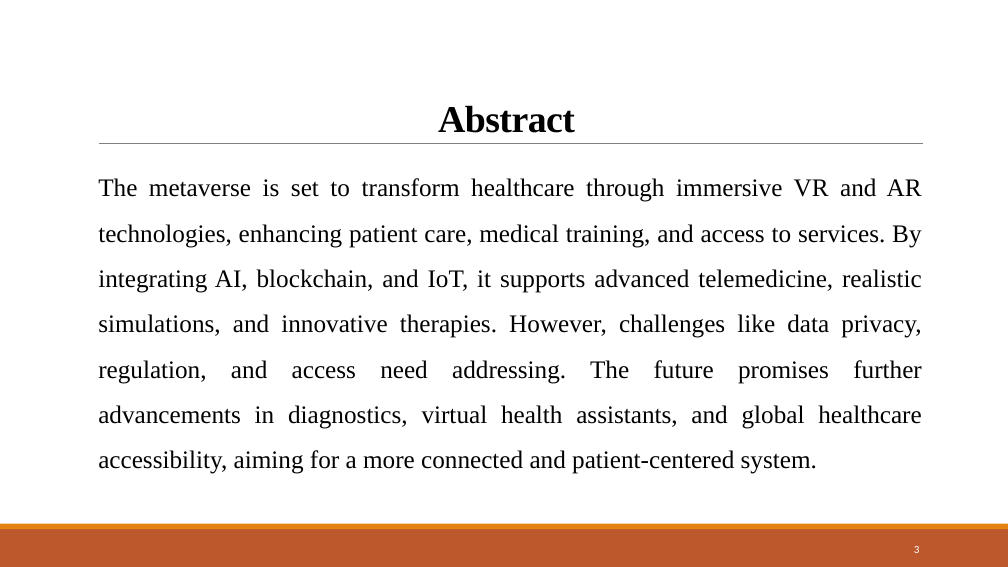
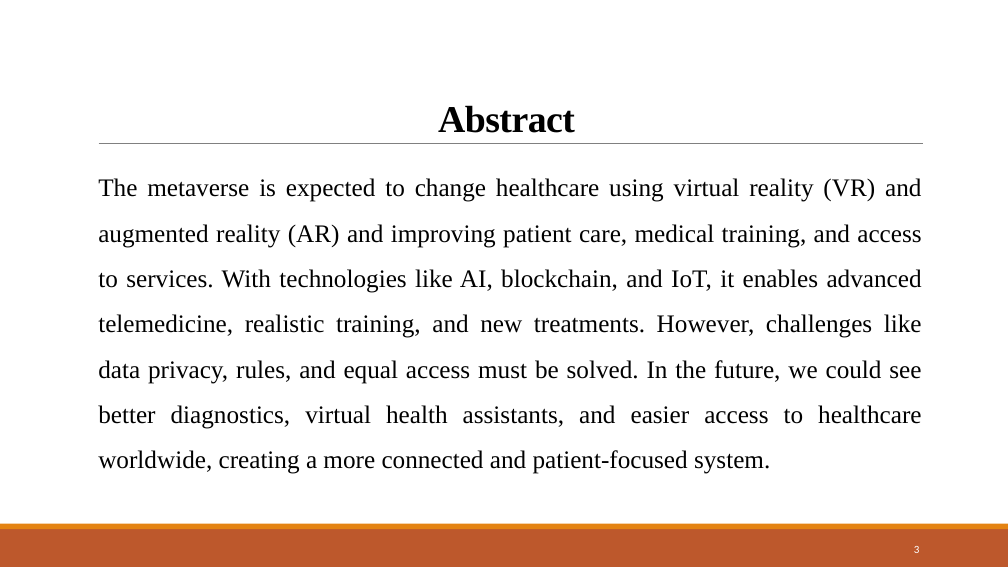
Before and after one commit to Devjethva1111/Metaverse-in-Healthcare, a slide deck: slide 3 of Seminar PPT/23MDS003 - Seminar.pptx. Drawn at 1008x567 pixels with LibreOffice and Linux fonts; fonts in the diff are those of the drawing. Boxes give left, top, right and bottom in pixels: in the first picture for what was removed or moved away, otherwise in the second. Text is boxed around its words. In the diff, an @@ line names an element or a change of style, - is before the commit and + after.

Commit message:
New
New

```diff
--- a/Seminar PPT/23MDS003 - Seminar.pptx
+++ b/Seminar PPT/23MDS003 - Seminar.pptx
@@ text at (98, 178, 922, 474): text changed @@
-  The metaverse is set to transform healthcare through immersive VR and AR technologies, enhancing patient care, medical training, and access to services. By integrating AI, blockchain, and IoT, it supports advanced telemedicine, realistic simulations, and innovative therapies. However, challenges like data privacy, regulation, and access need addressing. The future promises further advancements in diagnostics, virtual health assistants, and global healthcare accessibility, aiming for a more connected and patient-centered system.
+  The metaverse is expected to change healthcare using virtual reality (VR) and augmented reality (AR) and improving patient care, medical training, and access to services. With technologies like AI, blockchain, and IoT, it enables advanced telemedicine, realistic training, and new treatments. However, challenges like data privacy, rules, and equal access must be solved. In the future, we could see better diagnostics, virtual health assistants, and easier access to healthcare worldwide, creating a more connected and patient-focused system.
```
Also in this commit, not shown: 3 other slides changed.
